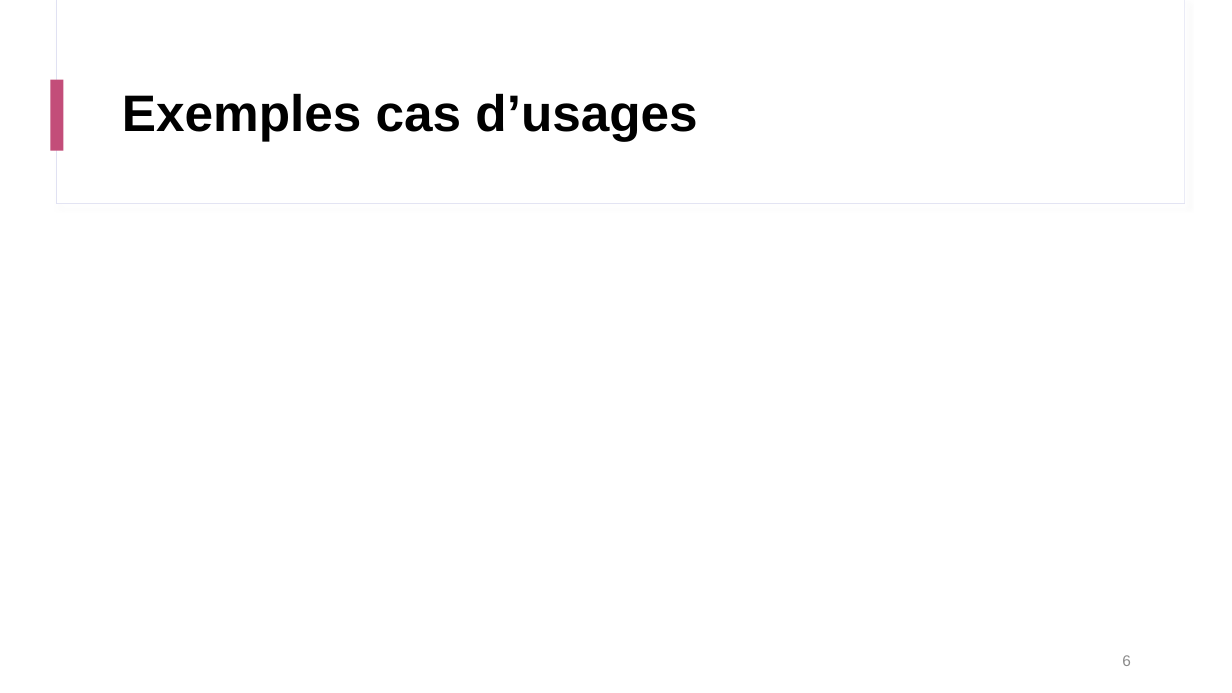
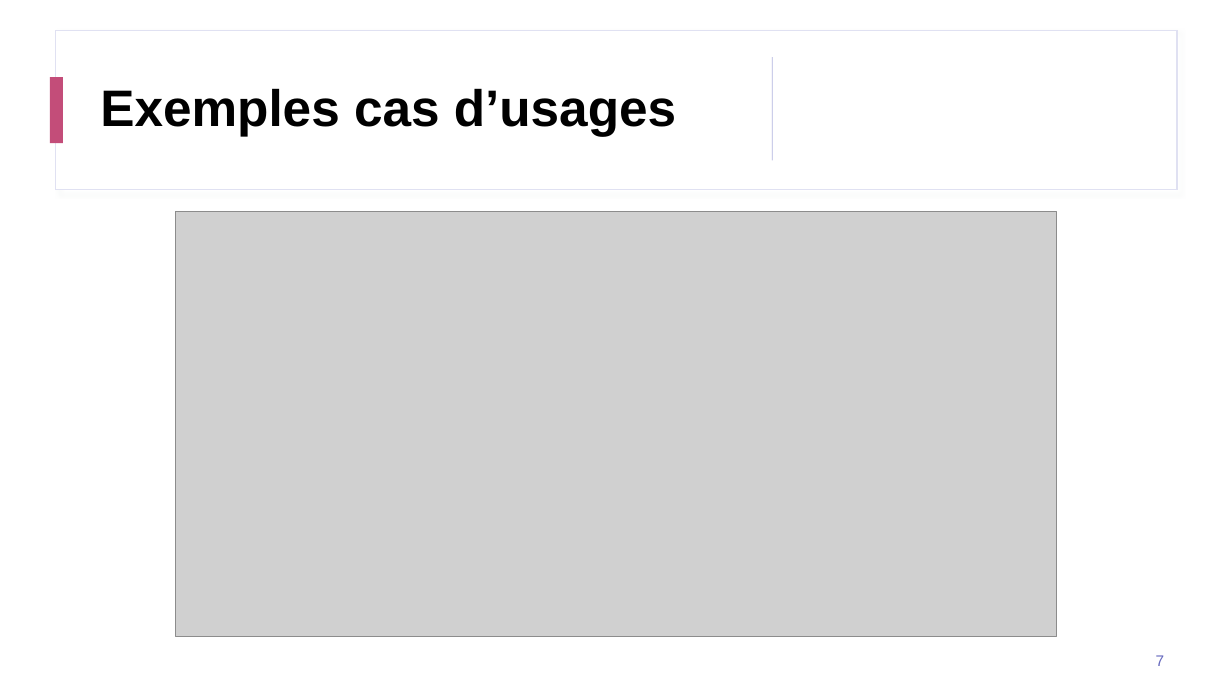
Before and after one commit to clementmariebrisson/neo4j-recommandation-engine, a slide deck: slide 7 of Presentation Neo4j.pptx (slide 6 before the commit). Drawn at 1232x693 pixels with LibreOffice and Linux fonts; fonts in the diff are those of the drawing; grey boxes stand for pictures. Boxes give left, top, right and bottom in pixels: in the first picture for what was removed or moved away, otherwise in the second. Text is boxed around its words. In the diff, an @@ line names an element or a change of style, - is before the commit and + after.

Commit message:
presentation

```diff
--- a/Presentation Neo4j.pptx
+++ b/Presentation Neo4j.pptx
@@ rectangle added at (0, 0, 1232, 693), fill #FFFFFF @@
@@ rectangle added at (55, 30, 1177, 189), fill #FFFFFF, outline #E0E1F2 1 pt @@
@@ title "Exemples cas d’usages": place and size @@
-title "Exemples cas d’usages" at (122, 93, 697, 141)
+title "Exemples cas d’usages" at (100, 88, 676, 136)
@@ rectangle added at (772, 57, 773, 160), fill #B2B4DF @@
@@ rectangle added at (50, 78, 63, 144), fill #C34D79 @@
@@ rectangle removed at (51, 79, 64, 151) @@
@@ picture added at (176, 212, 1056, 637) @@
@@ page number at (1156, 655, 1165, 666): text changed; text colour #8C8C8C to #6669BE @@
-6
+7
```
Also in this commit, not shown: 1 other slide changed, 2 slides added, 1 slide removed.
